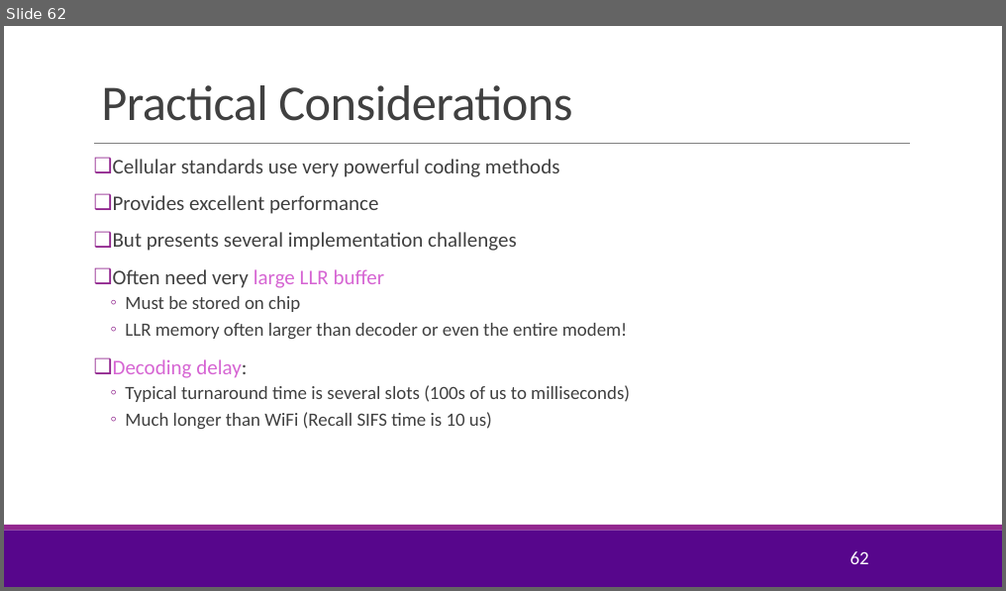
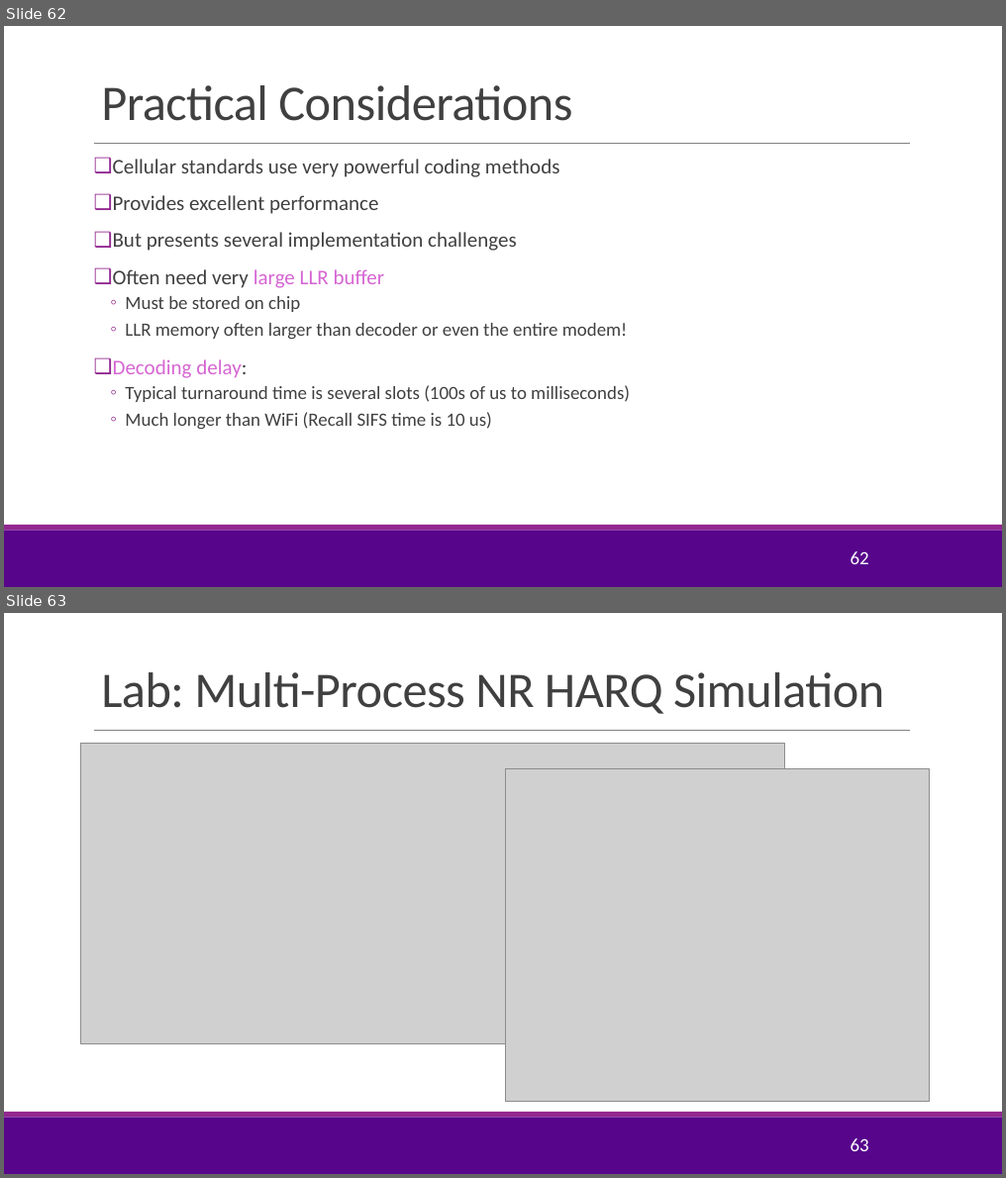
Before and after one commit to sdrangan/wirelesscomm, a slide deck: lectures/Unit05_AMC.pptx. Shown one above the other, each under a label of ours: slide 62 before the commit, slides 62 and 63 after it. The pictures are 1006x591 and 1006x1178 pixels, drawn with LibreOffice and Linux fonts; fonts in the diff are those of the drawing; grey boxes stand for pictures; background and template pictures are left out. Boxes give left, top, right and bottom in pixels: in the first picture for what was removed or moved away, otherwise in the second. Text is boxed around its words. In the diff, an @@ line names an element or a change of style, - is before the commit and + after.

```diff
--- a/lectures/Unit05_AMC.pptx
+++ b/lectures/Unit05_AMC.pptx
@@ slide 63 added at bbox=[4, 613, 1002, 1174], background #FFFFFF; not listed: 3 template elements that a slide beside it also shows @@
@@ title added at bbox=[101, 672, 884, 714], 48 pt, text #404040 @@
+Lab: Multi-Process NR HARQ Simulation
@@ picture added at bbox=[81, 744, 785, 1045] @@
@@ picture added at bbox=[506, 768, 930, 1102] @@
@@ page number added at bbox=[850, 1139, 869, 1152], 18 pt, text #FFFFFF @@
+63
```
Also in this commit, not shown: 1 slide removed, 2 other files.
